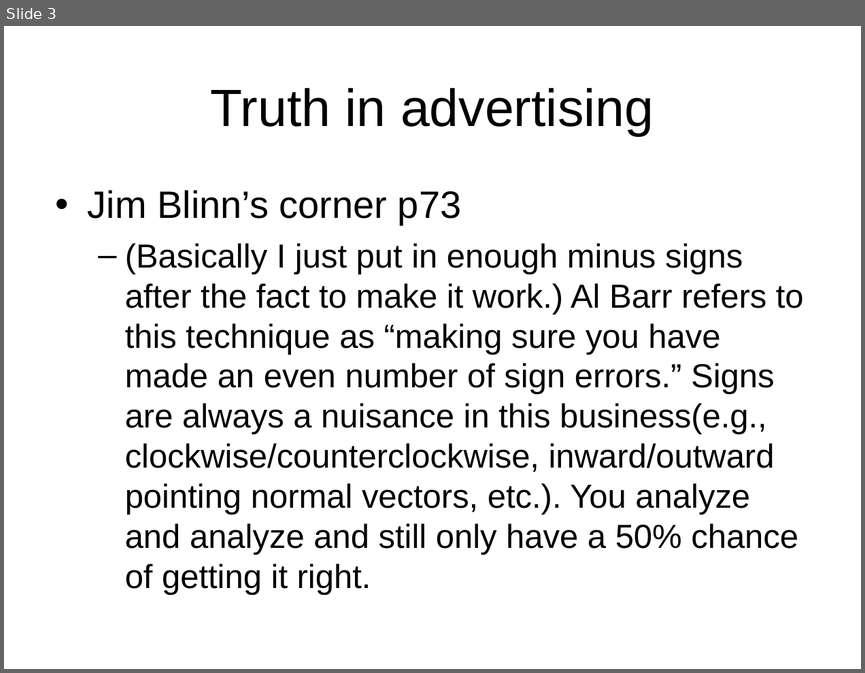
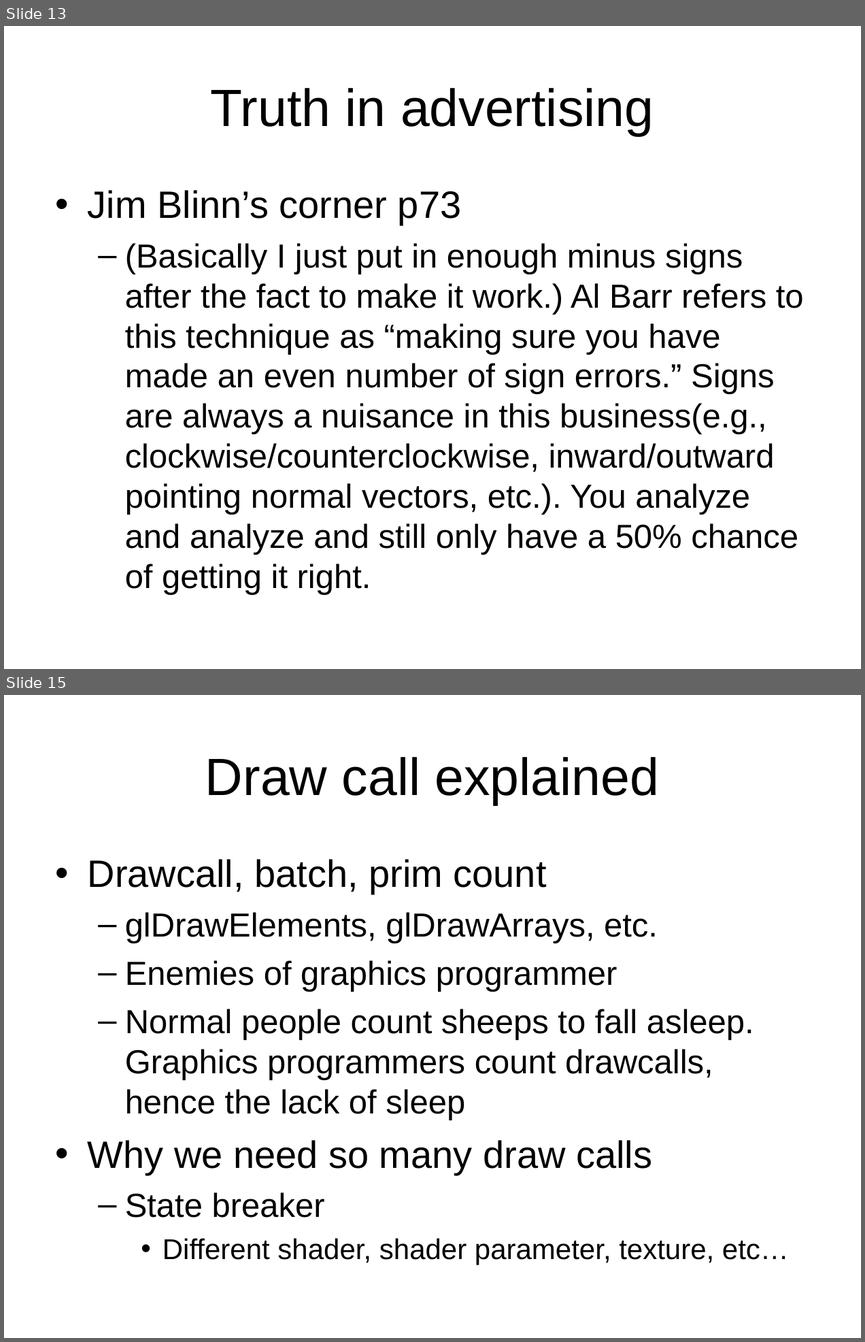
Before and after one commit to ianslayer/gpu_course, a slide deck: course3/Course3.ppt. Shown one above the other, each under a label of ours: slide 3 before the commit, slides 13 and 15 after it; the slides between them are not shown. The pictures are 865x673 and 865x1342 pixels, drawn with LibreOffice and Linux fonts; fonts in the diff are those of the drawing. Boxes give left, top, right and bottom in pixels: in the first picture for what was removed or moved away, otherwise in the second. Text is boxed around its words. In the diff, an @@ line names an element or a change of style, - is before the commit and + after.

```diff
--- a/course3/Course3.ppt
+++ b/course3/Course3.ppt
@@ slide 15 added at (x1=4, y1=695, x2=861, y2=1338), background #FFFFFF @@
@@ title added at (x1=205, y1=757, x2=660, y2=805), 44 pt, text #000000 @@
+Draw call explained
@@ text added at (x1=88, y1=859, x2=789, y2=1265), 28 pt, text #000000 @@
+• Drawcall, batch, prim count
+  – glDrawElements, glDrawArrays, etc.
+  – Enemies of graphics programmer
+  – Normal people count sheeps to fall asleep. Graphics programmers count drawcalls, hence the lack of sleep
+• Why we need so many draw calls
+  – State breaker
+    • Different shader, shader parameter, texture, etc…
@@ what was slide 3 is now slide 13 @@
```
Also in this commit, not shown: 2 slides changed, 12 other slides added, 2 slides removed, 15 other files.
